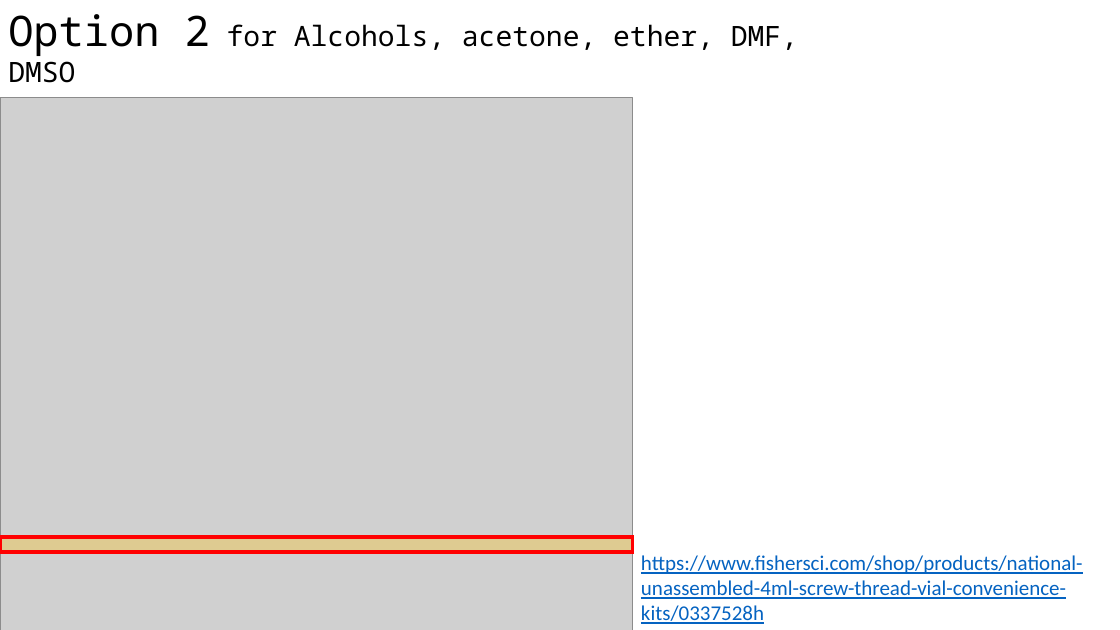
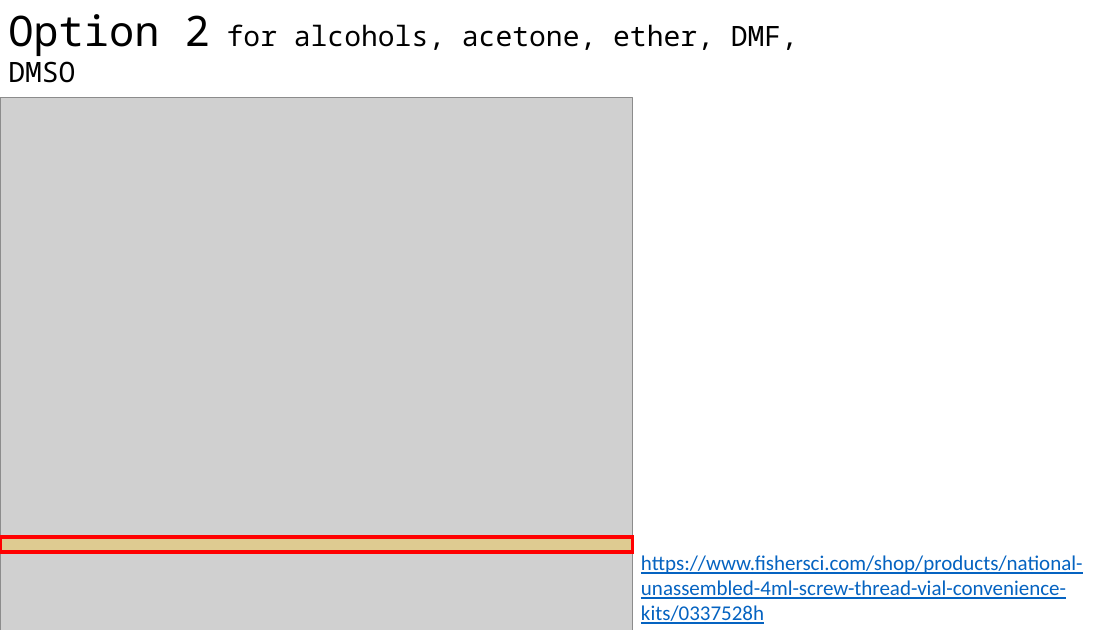
Before and after one commit to KiraSensei13/MNT_ITESM_Thesis, a slide deck: slide 2 of Purchases/fisher_scientific_00/vials_order.pptx. Drawn at 1120x630 pixels with LibreOffice and Linux fonts; fonts in the diff are those of the drawing; grey boxes stand for pictures. Boxes give left, top, right and bottom in pixels: in the first picture for what was removed or moved away, otherwise in the second. Text is boxed around its words. In the diff, an @@ line names an element or a change of style, - is before the commit and + after.

```diff
--- a/Purchases/fisher_scientific_00/vials_order.pptx
+++ b/Purchases/fisher_scientific_00/vials_order.pptx
@@ text at [8, 14, 798, 83]: text changed @@
-Option 2 for Alcohols, acetone, ether, DMF, DMSO
+Option 2 for alcohols, acetone, ether, DMF, DMSO
```
Also in this commit, not shown: 1 other slide changed, 3 other files.
